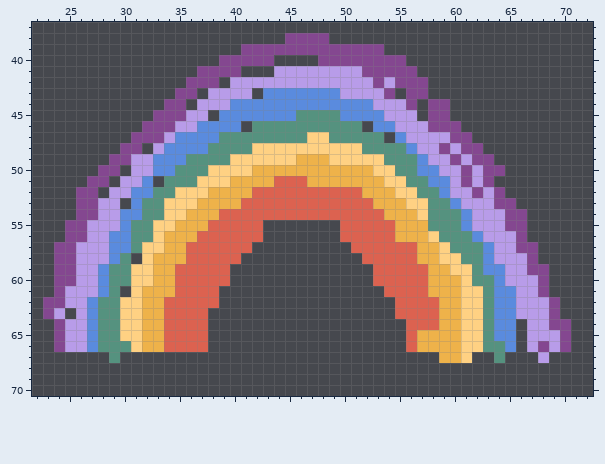
A pixel-art file gets an edit: melon-jam/sprites/ase/rainbow.ase. Above, as it was before the edit.
100x100 pixels, 1 frame. Shown: x 22..72, y 37..70.
After:
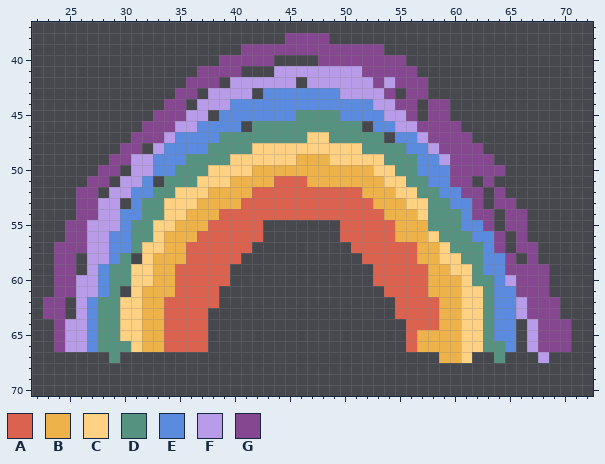
Palette (. is transparent): A #dc6250  B #eeb24a  C #ffd183  D #55927f  E #5a8bde  F #b89ce9  G #844790
From old to new:
@@ x 22..72 @@
 41 ...............GGGG...FFFFFFFFGGGGG................
-42 ..............GGG.FFFFFFFFFFFFFGFGGG...............
+42 ..............GGG.FFFFFF.FFFFFFGFGGG...............
 43 .............GG.FFFF.EEEEEEEFFFFG.GG...............
-44 ............GG.FFFEEEEEEEEEEEEEFFFG.GG.............
-45 ...........GGGFF.EEEEEEEDDDDEEEEFFF.GG.............
-46 ..........GGGFFEEEE.DDDDDDDDDD.EEFFFGGG............
-47 .........GGGFEEEEDDDDDDDDCCDDDDD.EFFFFGG...........
-48 ........GG.FEEEEDDDDCCCCCCCCCCDDDDEFFGFGG..........
-49 .......GGFFEEEDDDDCCCCCCBBBCCCCCDDDEFFGFGG.........
-50 ......GG.FFEEDDDCCCCBBBBBBBBBBBCCDDEEFFGFGG........
-51 .....GG.FFE.DDDCCCBBBBAAABBBBBBBCCDDEEFGFG.........
-52 ....GG.FFEEDDCCCBBBBAAAAAAAAAABBBCCDDEFFGFG........
-53 ....GGFF.EDDCCCBBBBAAAAAAAAAAAABBBCCDDEFFFGG.......
-54 ....GGFFEEDDCCBBBAAAAAAAAAAAAAAABBBCDDDEFFFGG......
-55 ...GGFFFEDDCCBBBAAAAA.......AAAAABBBDDDEFFFGG......
-56 ...GGFFEEDDCBBBAAAAAA.......AAAAABBBCDDDEFFFG......
-57 ..GGFFFEEDCCBBAAAAAA.........AAAAAABBCDDDEFFGG.....
-58 ..GGFFFED.CBBBAAAAA...........AAAAABBCCDDEFFFG.....
-59 ..GGFFEDDCCBBAAAAA.............AAAAABBCCDEEFFGG....
-60 ..GGFFEDDCCBBAAAAA.............AAAAABBBCDDEFFFG....
-61 ..GFFFED.CBBBAAAA...............AAAABBBCCDEEFFG....
-62 .GGFFEDDCCBBAAAAA................AAAABBCCDEEFFFG...
-63 .GF.FEDDCCBBAAAA.................AAAABBCCDEEFFFG...
-64 ..GFFEDDCCBBAAAA..................AAABBCCDEE.FFGG..
-65 ..GFFEDDCCBBAAAA..................ABBBBCCDEE.FFFG..
-66 ..GFFEDDDCBBAAAA..................ABBBBCCDDE.FGFG..
+44 ............GG.FFFEEEEEEEEEEEEEFFGG.GG.............
+45 ...........GGGFF.EEEEEEEDDDDEEEEFFG.GG.............
+46 ..........GGGFFEEEE.DDDDDDDDDD.EEFFGGGG............
+47 .........GGGFEEEEDDDDDDDDCCDDDDD.EEFGGGG...........
+48 ........GG.FEEEEDDDDCCCCCCCCCCDDDDEEFGGGG..........
+49 .......GGFFEEEDDDDCCCCCCBBBCCCCCDDDEEFGGGG.........
+50 ......GG.FFEEDDDCCCCBBBBBBBBBBBCCDDEEEGGGGG........
+51 .....GG.FFE.DDDCCCBBBBAAABBBBBBBCCDDEEGG.G.........
+52 ....GG.FFEEDDCCCBBBBAAAAAAAAAABBBCCDDEEGG.G........
+53 ....GGFF.EDDCCCBBBBAAAAAAAAAAAABBBCCDDEEG.GG.......
+54 ....GGFFEEDDCCBBBAAAAAAAAAAAAAAABBBCDDDEGG.GG......
+55 ...GGFFFEDDCCBBBAAAAA.......AAAAABBBDDDEEG.GG......
+56 ...GGFFEEDDCBBBAAAAAA.......AAAAABBBCDDDEEG.G......
+57 ..GGGFFEEDCCBBAAAAAA.........AAAAAABBCDDDEG.GG.....
+58 ..GG.FFED.CBBBAAAAA...........AAAAABBCCDDEEG.G.....
+59 ..GG.FEDDCCBBAAAAA.............AAAAABBCCDEEGGGG....
+60 ..GGFFEDDCCBBAAAAA.............AAAAABBBCDDEFGGG....
+61 ..GGFFED.CBBBAAAA...............AAAABBBCCDEEGGG....
+62 .GG.FEDDCCBBAAAAA................AAAABBCCDEEFGGG...
+63 .GG.FEDDCCBBAAAA.................AAAABBCCDEEFGGG...
+64 ..GFFEDDCCBBAAAA..................AAABBCCDEE.FGGG..
+65 ..GFFEDDCCBBAAAA..................ABBBBCCDEE.FGGG..
+66 ..GFFEDDDCBBAAAA..................ABBBBCCDDE.FGGG..
 67 .......D.............................BBC..D...F....
Changed places in both pictures, as pixel boxes (x1, y1, x2, y2):
erased: (296, 77, 307, 88)
changed: (395, 99, 560, 352)
changed: (54, 242, 87, 319)
